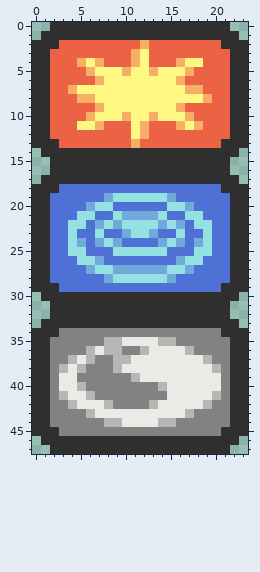
Pixel-art sprite -- common/src/main/resources/assets/pokemoncobbled/ui/categories.png. Above is the file before it was changed.
The file is 24x48 pixels.
After:
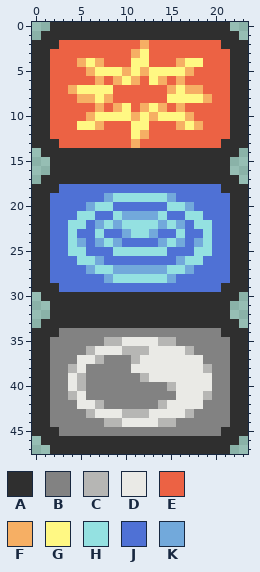
Palette (. is transparent): A #2f2f2f  B #828282  C #b6b6b4  D #eaeae6  E #ec6244  F #f6af64  G #fff883  H #94e1e1  J #4f71d5  K #72a9db
The edit:
@@ x 6..17 @@
  3 EEEEEFGEEEEE
- 4 GFEEEFGEEEFG
- 5 FGGGFGGFGGGF
- 6 EFGGGGGGGGFE
- 7 GGGGGGGGGGGF
- 8 FGGGGGGGGGGG
- 9 EFGGGGGGGGFE
-10 FGGGFGGFGGGF
-11 GFEEEGFEEEFG
+ 4 GFEEEGGEEEFG
+ 5 FGGGFGFGGGGF
+ 6 EFEFGFEGFEFE
+ 7 GGGEEEEEEFGF
+ 8 FGFEEEEEEGGG
+ 9 EFEFGEFGFEFE
+10 FGGGGFGFGGGF
+11 GFEEEGGEEEFG
 12 EEEEEGFEEEEE
@@ x 0..23 @@
 35 AABBBBBBCCDDDDCCBBBBBBAA
-36 AABBBBCDCCBBCDDDDCBBBBAA
-37 AABBCDCBBCCDDDDDDDDCBBAA
-38 AABCDCBBBCDDDDDDDDDDCBAA
-39 AABDDBBBBBBCDDDDDDDDDBAA
-40 AABDDCBBBBBBBBCDDDDDDBAA
-41 AABCDDCBBBBBBBBDDDDDCBAA
-42 AABBCDDDCBBBBCDDDDDCBBAA
-43 AABBBBCDDDDDDDDDDCBBBBAA
+36 AABBBBCDDDCCCDDDDCBBBBAA
+37 AABBBDDCBBBCDDDDDDDBBBAA
+38 AABBCDBBBBBDDDDDDDDCBBAA
+39 AABBDCBBBBBBCDDDDDDDBBAA
+40 AABBDCBBBBBBBBBCDDDDBBAA
+41 AABBCDBBBBBBBBBBDDDCBBAA
+42 AABBBDDCBBBBBBCDDDDBBBAA
+43 AABBBBCDDDCCCDDDDCBBBBAA
 44 AABBBBBBCCDDDDCCBBBBBBAA
